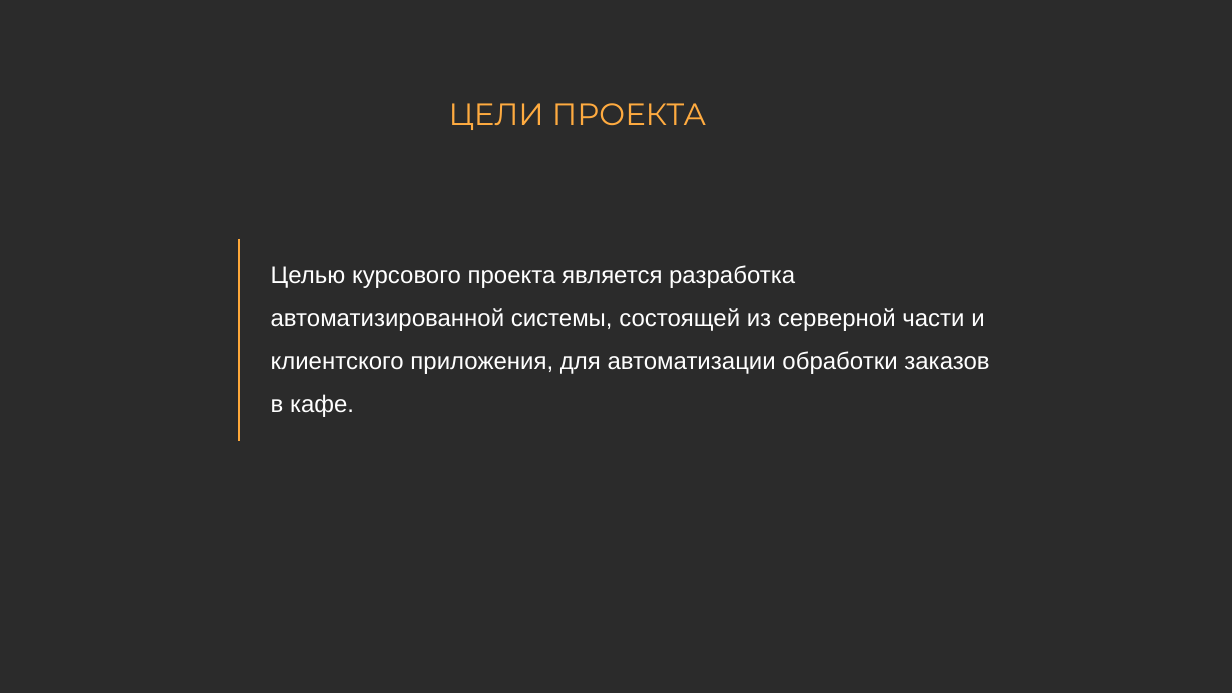
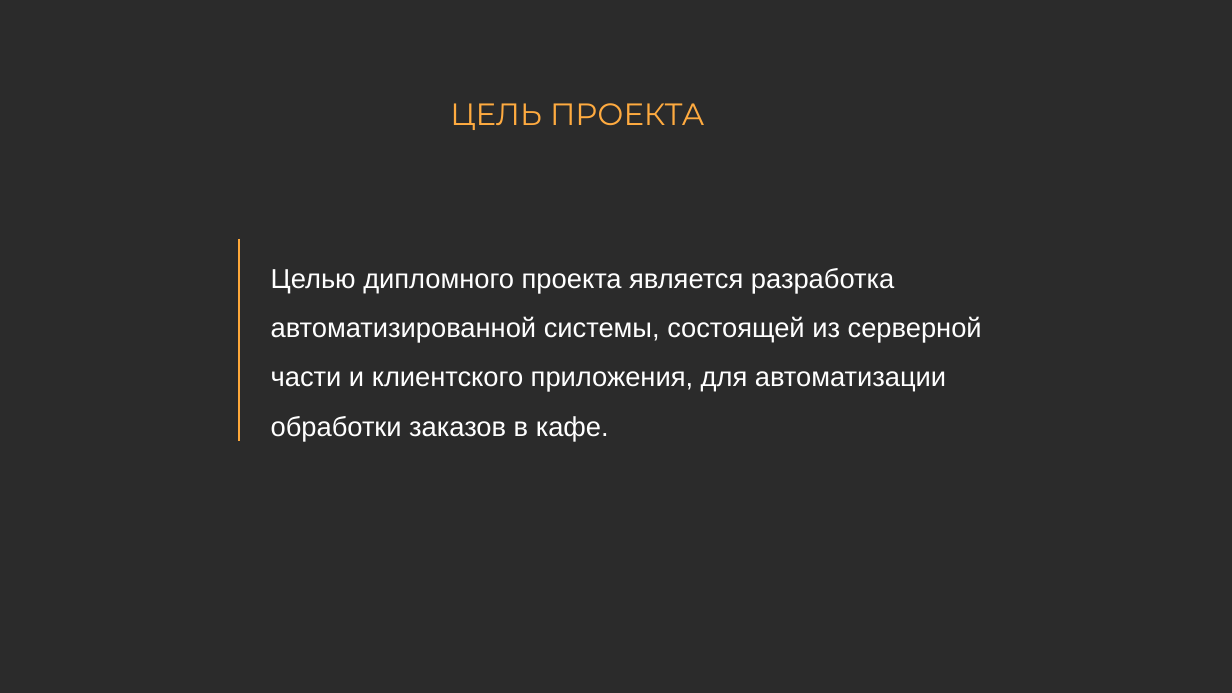
Before and after one commit to Bikmacs/CafeSystem, a slide deck: slide 3 of Docs/Презентация системы кафе.pptx. Drawn at 1232x693 pixels with LibreOffice and Linux fonts; fonts in the diff are those of the drawing; background and template pictures are left out; a plain dark background stands for a picture behind light text. Boxes give left, top, right and bottom in pixels: in the first picture for what was removed or moved away, otherwise in the second. Text is boxed around its words. In the diff, an @@ line names an element or a change of style, - is before the commit and + after.

```diff
--- a/Docs/Презентация системы кафе.pptx
+++ b/Docs/Презентация системы кафе.pptx
@@ text at [450, 103, 704, 130]: text changed @@
-ЦЕЛИ ПРОЕКТА
+ЦЕЛЬ ПРОЕКТА
@@ text at [271, 268, 982, 441]: text changed; size 14 to 16 pt @@
-Целью курсового проекта является разработка автоматизированной системы, состоящей из серверной части и клиентского приложения, для автоматизации обработки заказов в кафе.
+Целью дипломного проекта является разработка автоматизированной системы, состоящей из серверной части и клиентского приложения, для автоматизации обработки заказов в кафе.
```
Also in this commit, not shown: 7 other slides changed, 3 slides added, 1 slide removed, 13 other files.
